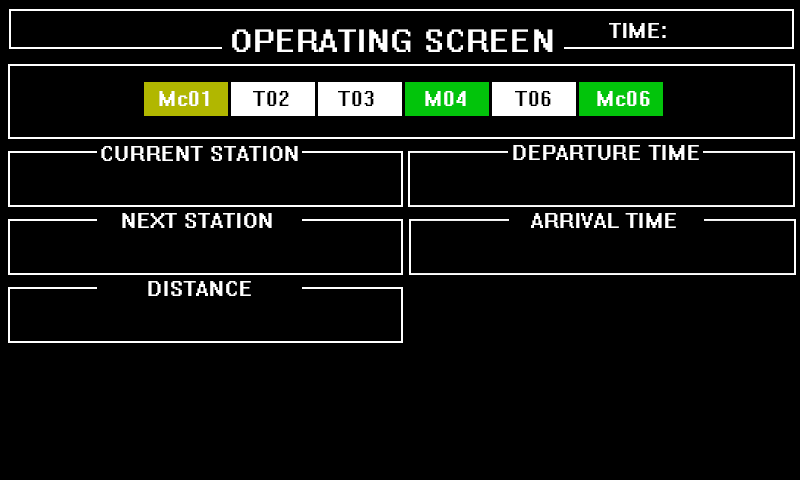
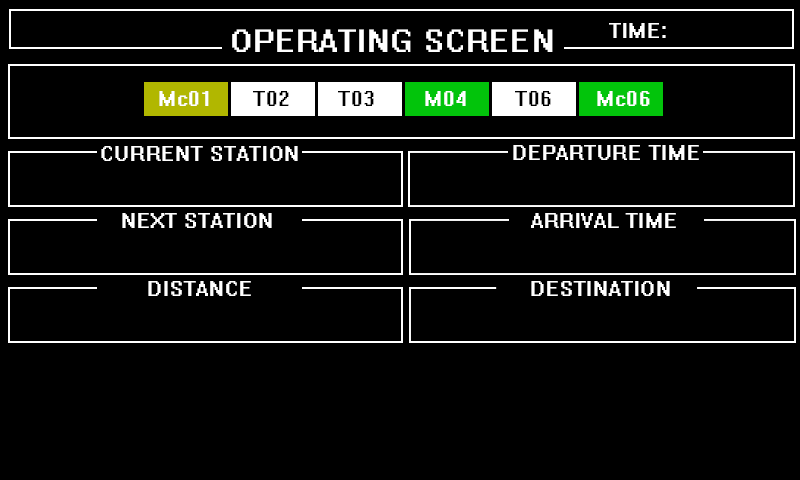
Two versions of the same layered image (w=800, h=480). Layer-by-layer changes:
added layer "DESTINATION" above "ARRIVAL TIME" over [531, 281, 670, 296]
added layer "图层 4 拷贝 3" above "图层 4 拷贝 2" over [409, 287, 796, 343]
